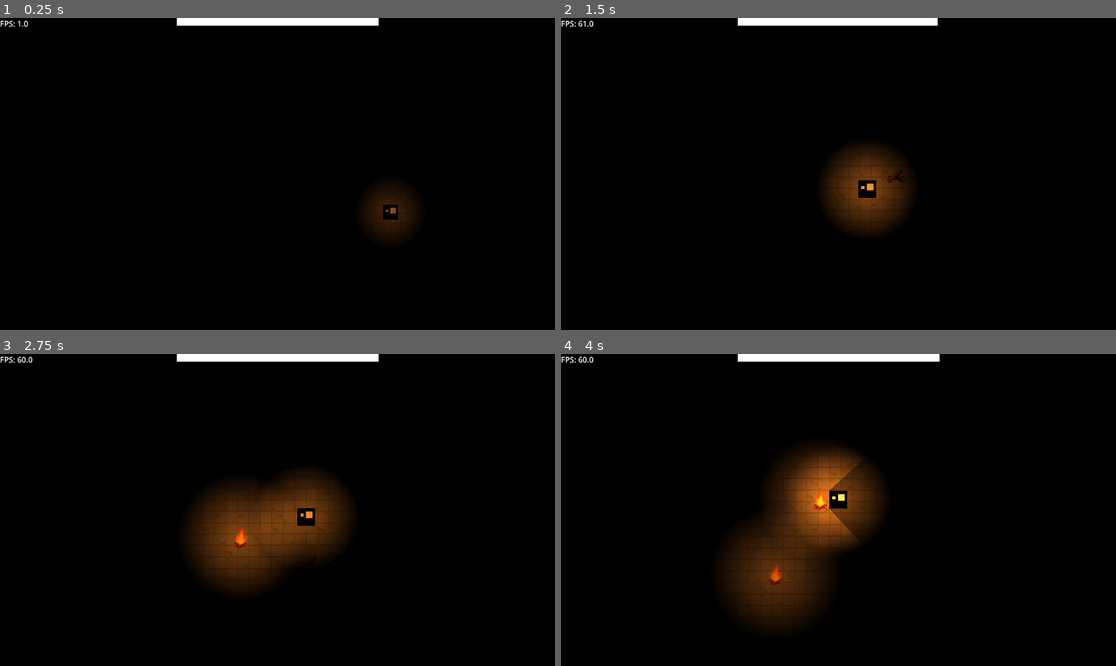
Above: before the commit, frames 1-4 (two rows, left to right).
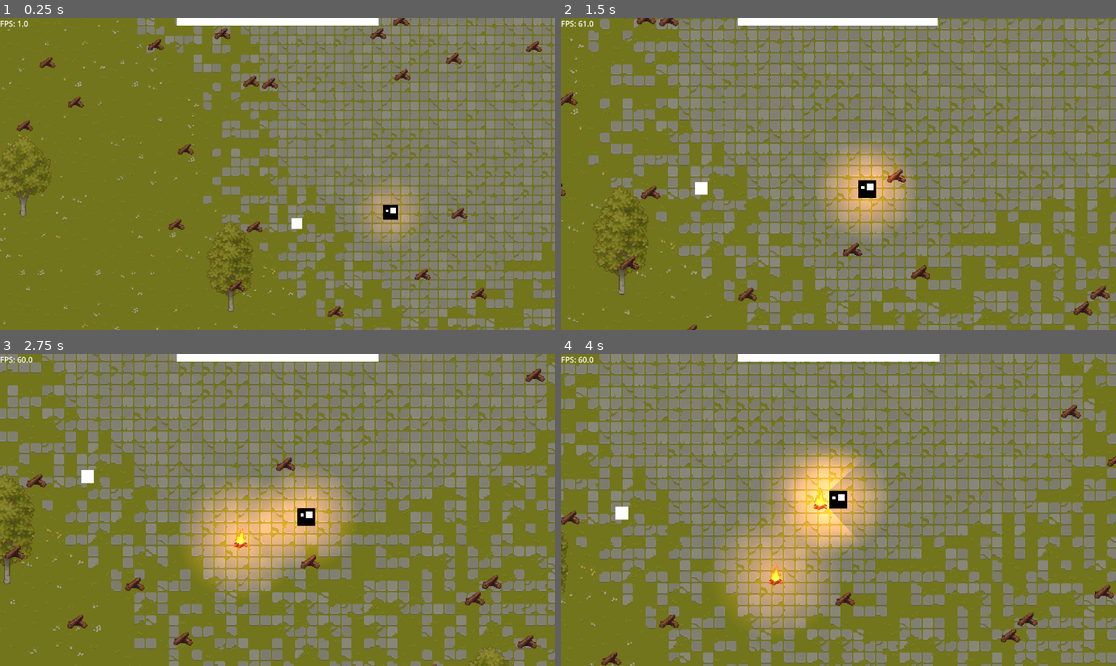
Above: after the commit, the same moments.

Repository: Kunggings/bonfire
Game: Godot game, scene res://scenes/main.tscn
Same seed, same stepped clock (60 frames per second), same inputs: the game is played once before the commit and once after it.
Inputs:
- Up to frame 1 (0.25 s): no input
- Up to frame 2 (1.5 s): hold D (right) 0.53-1.28 s; hold Space (Hold, bound only after the commit) 0.53-1.28 s; hold S (down) from 1.28 s (still down); tap Space (Hold, bound only after the commit) at 1.35 s
- Up to frame 3 (2.75 s): release S (down) at 2.03 s; hold D (right) from 2.03 s (still down); hold Space (Hold, bound only after the commit) from 2.03 s (still down)
- Up to frame 4 (4 s): release D (right) at 2.78 s; release Space (Hold, bound only after the commit) at 2.78 s; hold W (up) 2.78-3.53 s; tap Space (Hold, bound only after the commit) at 2.85 s; hold A (left) from 3.53 s (still down); hold Space (Hold, bound only after the commit) from 3.53 s (still down)

The runs differ from the first frame. In frame 1, 99% of the frame differs, in the area x 0-100%, y 0-100%; in frame 2, 99%; in frame 3, 99%; in frame 4, 99%.

Commit message:
Hold Item

Diff:
--- a/project.godot
+++ b/project.godot
@@ -36,12 +36,18 @@
 "events": [Object(InputEventKey,"resource_local_to_scene":false,"resource_name":"","device":-1,"window_id":0,"alt_press …(192 unchanged characters)…
 ]
 }
+Hold={
+"deadzone": 0.2,
+"events": [Object(InputEventKey,"resource_local_to_scene":false,"resource_name":"","device":-1,"window_id":0,"alt_pressed":false,"shift_pressed":false,"ctrl_pressed":false,"meta_pressed":false,"pressed":false,"keycode":0,"physical_keycode":32,"key_label":0,"unicode":32,"location":0,"echo":false,"script":null)
+]
+}
 
 [layer_names]
 
 2d_physics/layer_1="Player"
 2d_physics/layer_2="Border"
 2d_physics/layer_3="Fire"
+2d_physics/layer_4="Hold"
 
 [rendering]
 
--- a/scenes/main.tscn
+++ b/scenes/main.tscn
@@ -7,6 +7,7 @@
 [ext_resource type="PackedScene" uid="uid://85syvp8pflpd" path="res://scenes/random_generation.tscn" id="6_tefeu"]
 [ext_resource type="TileSet" uid="uid://dqk8rlrty2f5o" path="res://tileset/BasicTileSet.tres" id="6_ya4ey"]
 [ext_resource type="PackedScene" uid="uid://e7ppxkw4ycct" path="res://scripts/random_spawn_bonfire.tscn" id="7_o6xl0"]
+[ext_resource type="Script" uid="uid://bsoppgvdyqr02" path="res://scenes/static_bodys_2d.gd" id="9_85g3d"]
 
 [sub_resource type="Gradient" id="Gradient_7mycd"]
 colors = PackedColorArray(1, 1, 1, 1, 1, 1, 1, 1)
@@ -15,6 +16,15 @@
 gradient = SubResource("Gradient_7mycd")
 width = 419
 height = 16
+
+[sub_resource type="CircleShape2D" id="CircleShape2D_tipki"]
+radius = 160.15794
+
+[sub_resource type="Gradient" id="Gradient_o6xl0"]
+colors = PackedColorArray(1, 1, 1, 1, 1, 1, 1, 1)
+
+[sub_resource type="GradientTexture2D" id="GradientTexture2D_tipki"]
+gradient = SubResource("Gradient_o6xl0")
 
 [node name="Main" type="Node2D"]
 
@@ -62,6 +72,7 @@
 tile_set = ExtResource("6_ya4ey")
 
 [node name="CanvasModulate" type="CanvasModulate" parent="."]
+visible = false
 color = Color(0, 0, 0, 1)
 
 [node name="Bonfires" type="Node" parent="."]
@@ -82,3 +93,17 @@
 position = Vector2(756, 143)
 
 [node name="Random Spawn Bonfire" parent="." instance=ExtResource("7_o6xl0")]
+
+[node name="Rock-StaticBody2D" type="StaticBody2D" parent="."]
+z_index = 4
+position = Vector2(160, 127)
+scale = Vector2(0.28125, 0.28125)
+collision_layer = 8
+collision_mask = 0
+script = ExtResource("9_85g3d")
+
+[node name="CollisionShape2D" type="CollisionShape2D" parent="Rock-StaticBody2D"]
+shape = SubResource("CircleShape2D_tipki")
+
+[node name="Sprite2D" type="Sprite2D" parent="Rock-StaticBody2D"]
+texture = SubResource("GradientTexture2D_tipki")
--- a/scenes/prefabs/player.tscn
+++ b/scenes/prefabs/player.tscn
@@ -9,6 +9,9 @@
 [sub_resource type="OccluderPolygon2D" id="OccluderPolygon2D_oul6g"]
 cull_mode = 1
 polygon = PackedVector2Array(-25, -25, -25, 25, 25, 25, 25, -25)
+
+[sub_resource type="CircleShape2D" id="CircleShape2D_n0leu"]
+radius = 124.004036
 
 [node name="Player" type="CharacterBody2D"]
 collision_mask = 6
@@ -35,3 +38,10 @@
 energy = 0.0
 texture = ExtResource("3_n0leu")
 texture_scale = 2.42
+
+[node name="Hold-Area2D" type="Area2D" parent="."]
+collision_layer = 0
+collision_mask = 8
+
+[node name="CollisionShape2D2" type="CollisionShape2D" parent="Hold-Area2D"]
+shape = SubResource("CircleShape2D_n0leu")
--- /dev/null
+++ b/scenes/rock.gd
@@ -0,0 +1,9 @@
+extends Node2D
+
+var holder = null
+
+func set_held(player):
+	holder = player
+
+func release():
+	holder = null
--- /dev/null
+++ b/scenes/static_body_2d.gd
@@ -0,0 +1,11 @@
+extends "res://scenes/rock.gd"
+
+
+# Called when the node enters the scene tree for the first time.
+func _ready() -> void:
+	pass # Replace with function body.
+
+
+# Called every frame. 'delta' is the elapsed time since the previous frame.
+func _process(delta: float) -> void:
+	pass
--- /dev/null
+++ b/scenes/static_bodys_2d.gd
@@ -0,0 +1,9 @@
+extends StaticBody2D
+
+var holder = null
+
+func set_held(player):
+	holder = player
+
+func release():
+	holder = null
--- a/scripts/player_new.gd
+++ b/scripts/player_new.gd
@@ -20,8 +20,20 @@
 const MAX_SCALE := 5
 const MAX_ENERGY := 1.0
 
+var held_item: Node2D = null
+
+
 func _ready() -> void:
 	$HealthDrainTimer.timeout.connect(_on_health_drain_timer_timeout)
+
+
+func _input(event):
+	if event.is_action_pressed("Hold"):
+		print("try to hold")
+		try_grab()
+	elif event.is_action_released("Hold"):
+		drop_item()
+
 
 func _process(delta: float) -> void:
 	var health_percent: float = current_health / max_health
@@ -61,6 +73,30 @@
 
 	camera.zoom = camera.zoom.lerp(target_zoom, delta * zoom_speed)
 
+
+	if held_item and Input.is_action_pressed("Hold"):
+		#held_item.global_position = global_position
+		pass
+
+
 func _on_health_drain_timer_timeout() -> void:
 	current_health -= health_drain_per_second
 	current_health = clamp(current_health, 0, max_health)
+
+
+func try_grab():
+	if held_item:
+		return
+
+	for body in $"Hold-Area2D".get_overlapping_bodies():
+		if body is StaticBody2D and body.collision_layer & (1 << 3):
+			print("GRABBED:", body.name)
+			held_item = body.get_parent()
+			break
+
+
+func drop_item():
+	if not held_item:
+		return
+
+	held_item = null
Not shown: 1 places in scenes/main.tscn that only renumber resources
Not shown: 1 places in scenes/prefabs/player.tscn that only renumber resources
Not shown, added: scenes/rock.gd.uid
Not shown, added: scenes/static_body_2d.gd.uid
Not shown, added: scenes/static_bodys_2d.gd.uid
